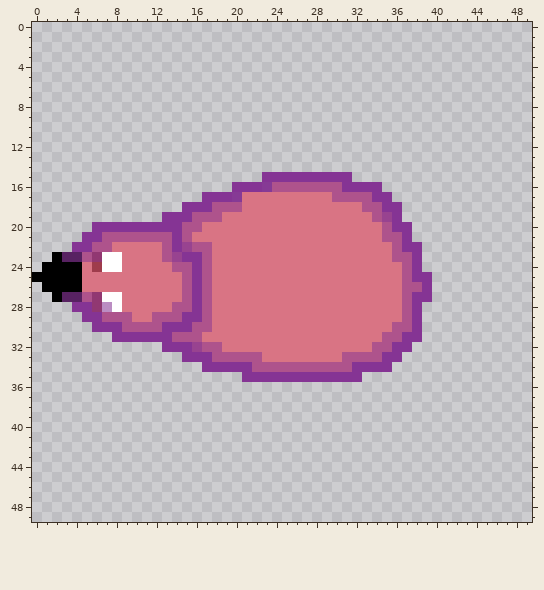
Two versions of one pixel-art sprite, Textures/female-rat-west.png. Above is the file before it was changed.
The file is 50x50 pixels. Colours within 5 levels of each other are drawn and written as one. The old version is drawn lined up with the new one.
New version:
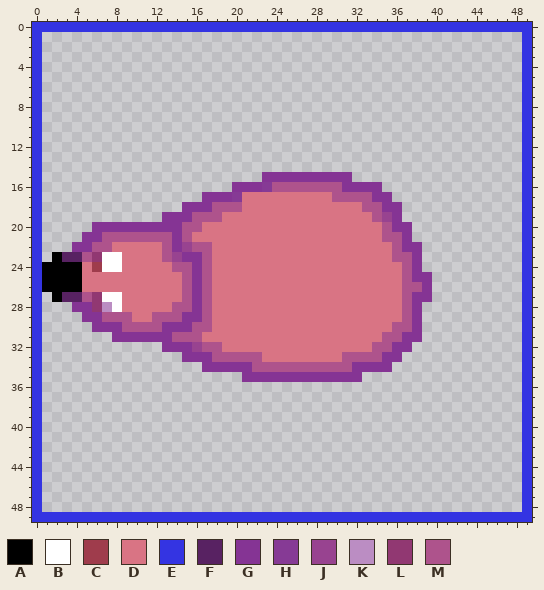
Palette (. is transparent): A #000000  B #ffffff  C #9f3c4c  D #d97484  E #3434e2  F #582262  G #853494  H #863a95  J #984390  K #bb8dc3  L #913872  M #ae538c
From old to new:
whole drawing moved by -4,+0 (the old picture is shown already moved)
The author put colour E in row 0 at x 0 to 49; in rows 1 to 24 at x 0 and 49; in row 25 at x 49; in rows 26 to 48 at x 0 and 49; in row 49 at x 0 to 49.
Colour A becomes colour E in row 25 at x 0.
Boxes around the changes in both pictures, in picture pixels (x1, y1, x2, y2):
changed: (32, 22, 532, 522)
